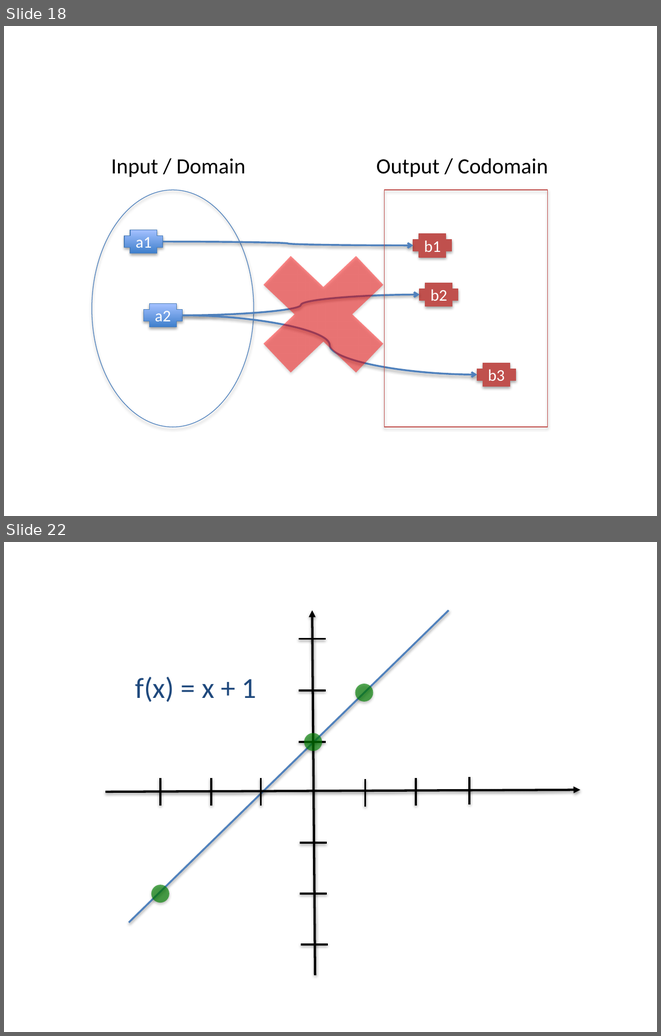
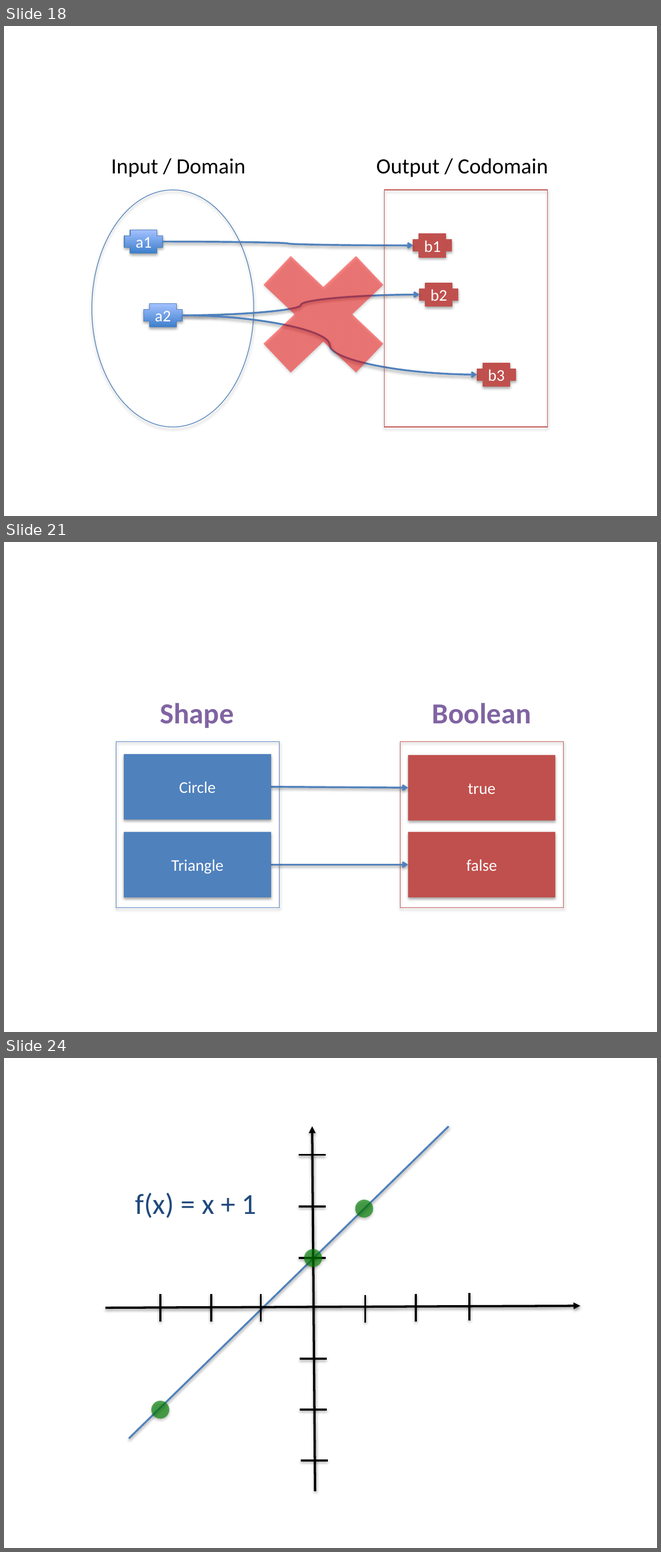
Before and after one commit to fp-tower/foundations, a slide deck: Diagrams.pptx. Shown one above the other, each under a label of ours: slides 18 and 22 before the commit, slides 18, 21 and 24 after it; the slides between them are not shown. The pictures are 661x1036 and 661x1552 pixels, drawn with LibreOffice and Linux fonts; fonts in the diff are those of the drawing. Boxes give left, top, right and bottom in pixels: in the first picture for what was removed or moved away, otherwise in the second. Text is boxed around its words. In the diff, an @@ line names an element or a change of style, - is before the commit and + after.

```diff
--- a/Diagrams.pptx
+++ b/Diagrams.pptx
@@ slide 21 added at (4, 542, 657, 1032), background #FFFFFF @@
@@ text added at (160, 703, 234, 728), 32 pt, text #8064A2, bold @@
+Shape
@@ text added at (432, 703, 531, 724), 32 pt, text #8064A2, bold @@
+Boolean
@@ rectangle added at (116, 742, 280, 908), outline #4F81BD 0.75 pt @@
@@ rectangle added at (400, 742, 564, 908), outline #C0504D 0.75 pt @@
@@ rectangle added at (124, 754, 271, 820), fill #4F81BD, 18 pt, text #FFFFFF @@
+Circle
@@ rectangle added at (408, 755, 555, 820), fill #C0504D, 18 pt, text #FFFFFF @@
+true
@@ arrow added from (271, 787) to (408, 787), #4F81BD 2 pt @@
@@ rectangle added at (124, 832, 271, 897), fill #4F81BD, 18 pt, text #FFFFFF @@
+Triangle
@@ rectangle added at (408, 832, 555, 897), fill #C0504D, 18 pt, text #FFFFFF @@
+false
@@ arrow added from (271, 865) to (408, 865), #4F81BD 2 pt @@
@@ what was slide 22 is now slide 24 @@
```
Also in this commit, not shown: 2 slides changed, 1 other slide added, 3 other files.
